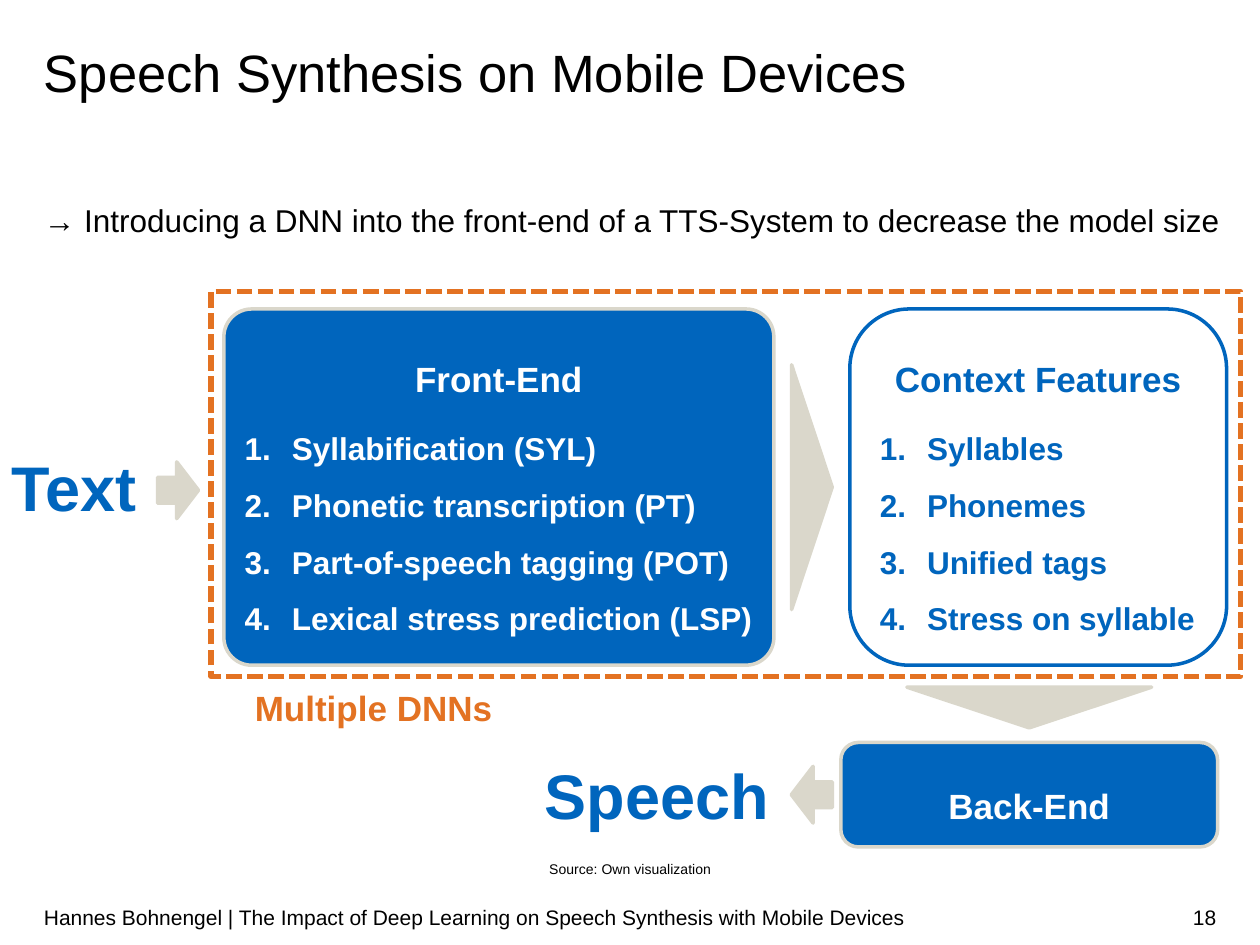
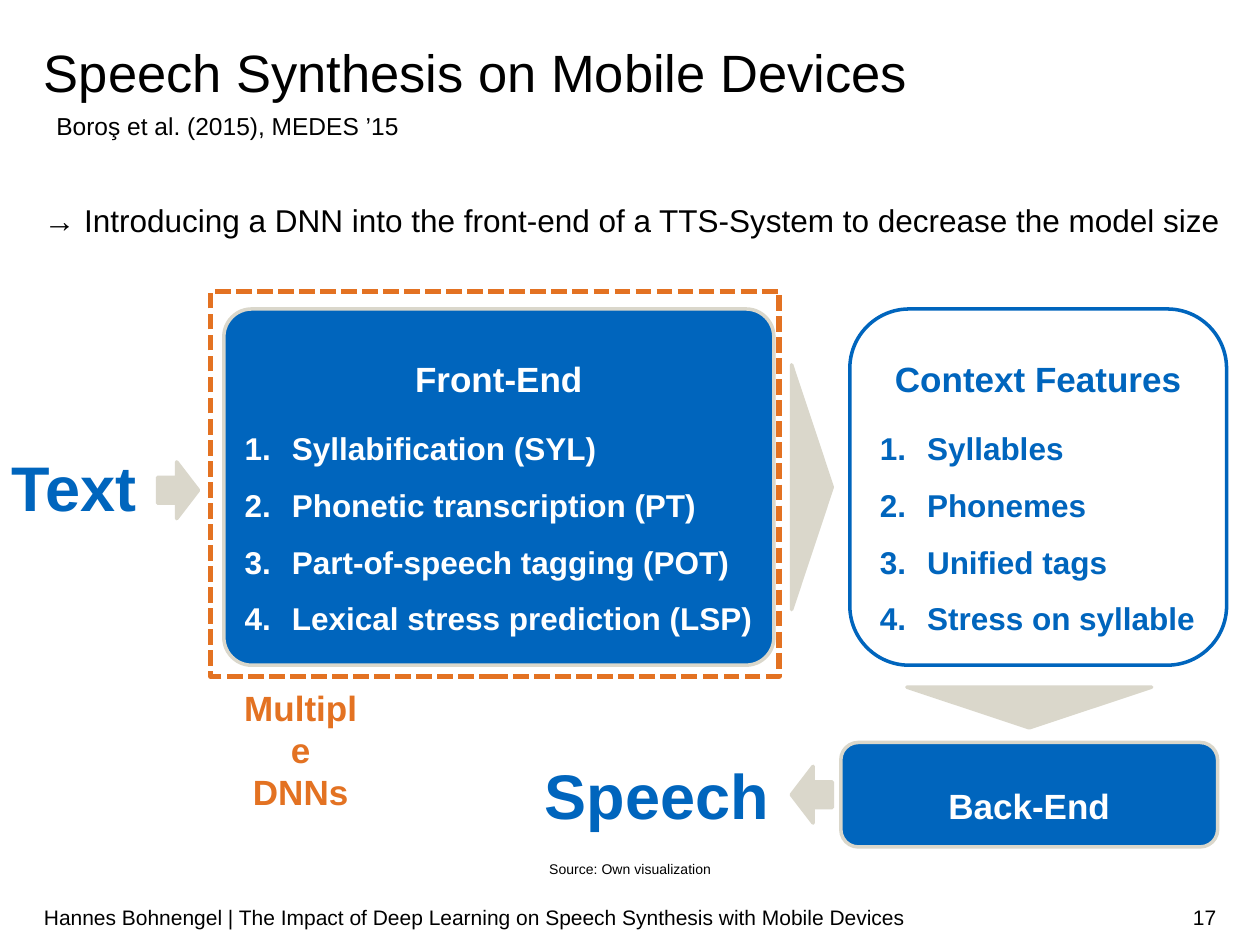
Before and after one commit to hannesb0/deeplearning, a slide deck: slide 17 of pres/Final_Presentation_V03.pptx (slide 18 before the commit). Drawn at 1260x945 pixels with LibreOffice and Linux fonts; fonts in the diff are those of the drawing; background and template pictures are left out. Boxes give left, top, right and bottom in pixels: in the first picture for what was removed or moved away, otherwise in the second. Text is boxed around its words. In the diff, an @@ line names an element or a change of style, - is before the commit and + after.

```diff
--- a/pres/Final_Presentation_V03.pptx
+++ b/pres/Final_Presentation_V03.pptx
@@ text added at (x1=56, y1=117, x2=399, y2=140), 14 pt, text #000000 @@
+Boroş et al. (2015), MEDES ’15
@@ rectangle resized from (x1=210, y1=291, x2=1240, y2=675) to (x1=210, y1=291, x2=779, y2=675) @@
@@ text "Multiple DNNs" rewrapped from (x1=255, y1=695, x2=492, y2=728) to (x1=253, y1=781, x2=348, y2=806) @@
@@ page number at (x1=1193, y1=910, x2=1216, y2=925): text changed @@
-18
+17
```
Also in this commit, not shown: 4 other slides changed, 1 other file.
